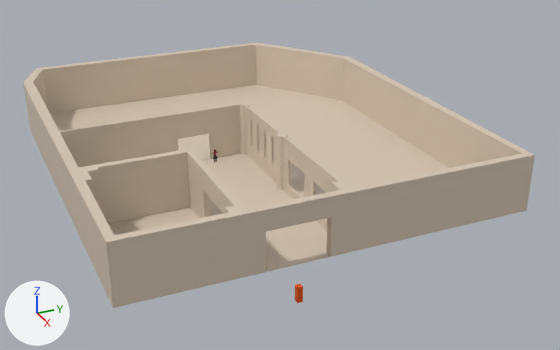
The Blender file Buldings/lobby/42.blend: old version first, new version second.
Rendered twice from a 50 mm lens placed at (106.4, -37.7, 43.6), pointed at (17.9, 2.1, -0.6). Lighting does not change. The marker at lower left points along +X, +Y and +Z.

Objects in the first picture: 'lobby'.
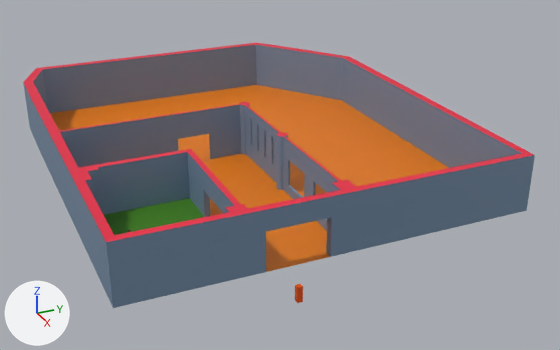
Boxes [x1, y1, x2, y2] around the edits, measured in the pictures (560 x 350 px):
part 1 of me_cube_002, built on: before [204, 197, 210, 217]; after [104, 197, 210, 235]
part 2 of me_cube_002, recoloured: [23, 45, 535, 308] in both
part 3 of me_cube_002, recoloured (white to red): [23, 43, 534, 242] in both
part 4 of me_cube_002, recoloured: [50, 85, 449, 272] in both

The change, as a list of edits to the scene's bpy script:
```text
Add mat_chao:
    mat_chao = principled_material('chao')
    mat_chao.base_color = (0.8, 0.2, 0.000847)  # orange #e77c03
Add mat_roxo:
    mat_roxo = principled_material('roxo')
    mat_roxo.base_color = (0.0797, 0.00851, 0.246)  # purple #501788
Add mat_paredes:
    mat_paredes = principled_material('Paredes')
    mat_paredes.base_color = (0.174, 0.264, 0.383)  # blue #748ca6
Add mat_teto:
    mat_teto = principled_material('teto')
    mat_teto.base_color = (0.8, 0.0162, 0.0549)  # red #e72242
Add mat_verde:
    mat_verde = principled_material('verde')
    mat_verde.base_color = (0.0525, 0.214, 0.00961)  # green #417f19
Change me_cube_002:
    used by ob_lobby; location = (16.25, -0.87, 24.33); scale = (24.2, 24.2, 24.2)
    remove me_cube_002.from_pydata(...)  # 1736 vertices, 1474 faces; spans x -1.48..1.04, y -1.08..1.07, z -1.0..-0.69
    add me_cube_002.from_pydata(...)  # 1768 vertices, 1500 faces; spans x -1.48..1.04, y -1.08..1.07, z -1.0..-0.69
    me_cube_002 part 1
    6 faces are deleted
    15 vertices are added at x 0.55..0.6, y -1.02..-0.89, z -1.0..-0.96
    5 new vertices lie (0.0, 0.13, 0.0) away from vertices in x 0.55..0.59, y -1.02, z -1.0..-0.95
    11 new faces join them, mat_paredes (blue #748da6)
    2 new faces join them, mat_verde (green #417f19)
    8 new faces join them, mat_teto (red #e72242)
    me_cube_002 part 2: 1357 faces spanning x -1.48..1.04, y -1.08..1.07, z -1.0..-0.69 switch from mat_material_001 (light grey #dbcbb8) to mat_paredes (blue #748da6)
    me_cube_002 part 3: 101 faces spanning x -1.48..1.04, y -1.08..1.07, z -0.69 switch from mat_material_001 (light grey #dbcbb8) to mat_teto (red #e72242)
    me_cube_002 part 4: 7 faces spanning x -1.42..1.04, y -1.02..1.01, z -1.0 switch from mat_material_001 (light grey #dbcbb8) to mat_chao (orange #e77c03)
    add me_cube_002.materials.append(mat_verde)  # green #417f19
    add me_cube_002.materials.append(mat_roxo)  # purple #501788
```
